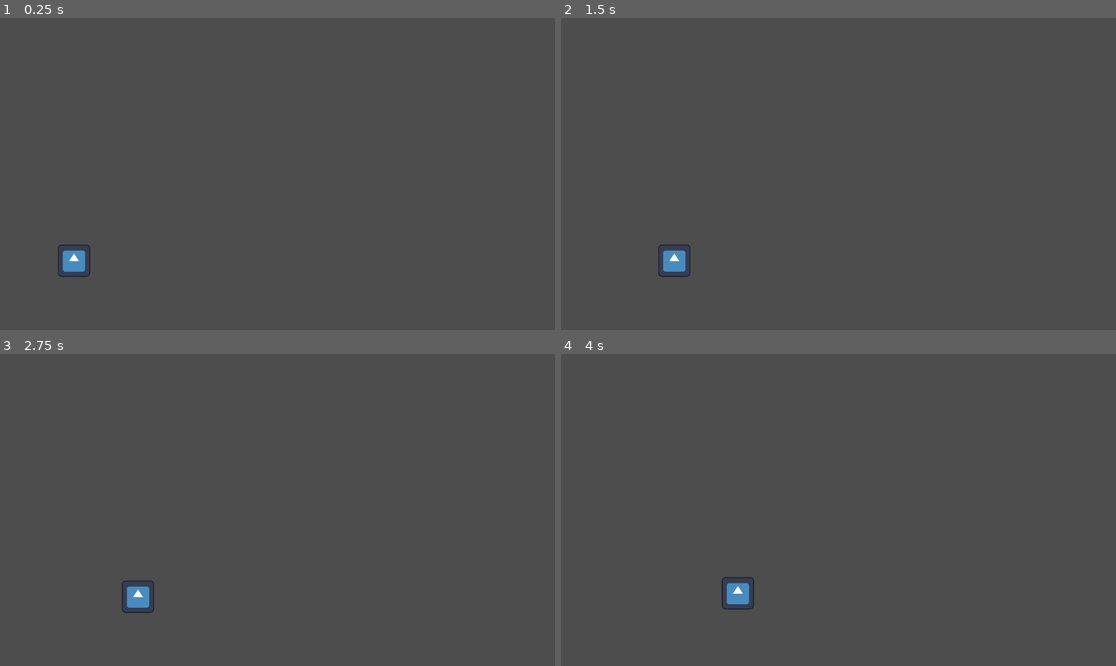
Above: before the commit, frames 1-4 (two rows, left to right).
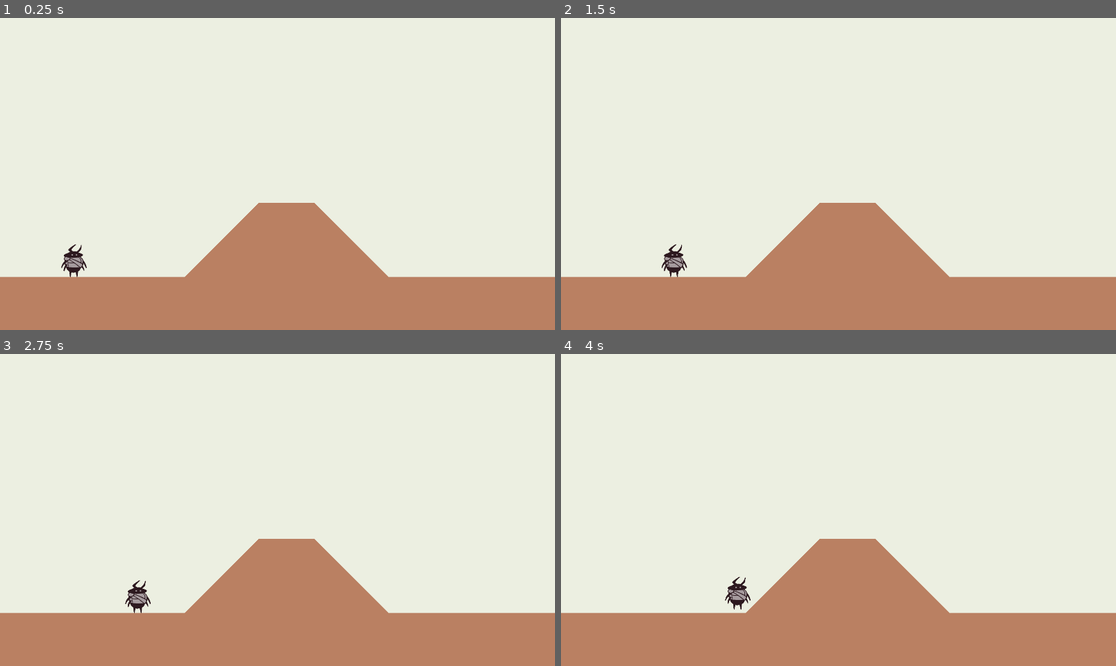
Above: after the commit, the same moments.

Repository: moraguma/GMTK2025
Game: Godot game, scene res://scenes/Test.tscn
Two runs of this game, one before a commit and one after it. Both use one fixed random seed, a clock stepped at 60 frames per second and the inputs below. The project has no main scene, so this scene is started directly. The engine's default icon, where the game draws it, is replaced by a stand-in: a white triangle on a blue panel in a dark square.
Inputs (mouse positions are in pixels of both pictures, inside the frame that each line leads up to):
- Up to frame 1 (0.25 s): no input
- Up to frame 2 (1.5 s): tap Enter at 0.5 s; move the mouse to (960, 158) at 0.52 s; hold D (right) from 0.53 s (still down); right-click (960, 158) at 0.6 s; tap Space (jump) at 0.77, 1.07 s; click (960, 158) at 0.8 s; move the mouse to (727, 189) at 1.27 s; click (727, 189) at 1.35 s
- Up to frame 3 (2.75 s): tap Space (jump) at 1.52, 1.55, 1.82, 2.1 s; move the mouse to (333, 441) at 2.02 s; release D (right) at 2.03 s; hold A (left) from 2.03 s (still down); right-click (333, 441) at 2.3 s
- Up to frame 4 (4 s): move the mouse to (810, 572) at 2.77 s; release A (left) at 2.78 s; hold D (right) from 2.78 s (still down); right-click (810, 572) at 2.85 s; tap Space (jump) at 3.02, 3.32, 3.77, 3.8 s; click (810, 572) at 3.05 s; move the mouse to (1005, 556) at 3.52 s; click (1005, 556) at 3.6 s

The runs differ from the first frame. In frame 1, 100% of the frame differs, in the area x 0-100%, y 0-100%; in frame 2, 100%; in frame 3, 100%; in frame 4, 100%.

Commit message:
Somersault and throw dash working

Diff:
--- a/project.godot
+++ b/project.godot
@@ -78,3 +78,7 @@
 2d_physics/layer_1="Tiles"
 2d_physics/layer_2="Beetle"
 2d_physics/layer_3="Dung"
+
+[rendering]
+
+environment/defaults/default_clear_color=Color(0.92549, 0.937255, 0.882353, 1)
--- a/scenes/Beetle.tscn
+++ b/scenes/Beetle.tscn
@@ -1,7 +1,7 @@
 [gd_scene load_steps=5 format=3 uid="uid://cg3tc75yvlkxo"]
 
-[ext_resource type="Texture2D" uid="uid://ohxcteex4cfv" path="res://icon.svg" id="1_3g6af"]
 [ext_resource type="Script" uid="uid://cek6gql3w0idv" path="res://scenes/scripts/Beetle.gd" id="1_df2da"]
+[ext_resource type="Texture2D" uid="uid://cqxdmapt8qno1" path="res://resources/sprites/beetle_test.png" id="2_df2da"]
 
 [sub_resource type="CapsuleShape2D" id="CapsuleShape2D_df2da"]
 radius = 40.0
@@ -16,13 +16,14 @@
 
 [node name="Sprite" type="Sprite2D" parent="."]
 position = Vector2(-2.38419e-07, -2.38419e-07)
-scale = Vector2(0.875, 0.875)
-texture = ExtResource("1_3g6af")
+scale = Vector2(0.395, 0.395)
+texture = ExtResource("2_df2da")
+hframes = 2
 
 [node name="Hitbox" type="CollisionShape2D" parent="."]
 shape = SubResource("CapsuleShape2D_df2da")
 
-[node name="Hitbox2" type="CollisionShape2D" parent="."]
+[node name="FeetHitbox" type="CollisionShape2D" parent="."]
 position = Vector2(0, 36)
 shape = SubResource("RectangleShape2D_df2da")
 
--- a/scenes/Dung.tscn
+++ b/scenes/Dung.tscn
@@ -1,23 +1,22 @@
 [gd_scene load_steps=5 format=3 uid="uid://npiq72ggv33n"]
 
 [ext_resource type="Script" uid="uid://5hpg8rvt41g8" path="res://scenes/scripts/Dung.gd" id="1_fmysa"]
-[ext_resource type="Texture2D" uid="uid://ohxcteex4cfv" path="res://icon.svg" id="1_rhg3x"]
+[ext_resource type="Texture2D" uid="uid://d2lrp0ipwlkmx" path="res://resources/sprites/ball_test.png" id="2_fmysa"]
 
 [sub_resource type="CircleShape2D" id="CircleShape2D_fmysa"]
-radius = 48.0
+radius = 40.0
 
 [sub_resource type="CircleShape2D" id="CircleShape2D_obthd"]
-radius = 56.0
+radius = 48.0
 
 [node name="Dung" type="CharacterBody2D"]
 collision_layer = 4
 script = ExtResource("1_fmysa")
 
 [node name="Sprite" type="Sprite2D" parent="."]
-modulate = Color(1, 0.379894, 0.292627, 1)
 position = Vector2(3.8147e-06, 3.8147e-06)
-scale = Vector2(0.875, 0.875)
-texture = ExtResource("1_rhg3x")
+scale = Vector2(0.435, 0.435)
+texture = ExtResource("2_fmysa")
 
 [node name="Hitbox" type="CollisionShape2D" parent="."]
 shape = SubResource("CircleShape2D_fmysa")
--- a/scenes/Test.tscn
+++ b/scenes/Test.tscn
@@ -11,3 +11,7 @@
 
 [node name="CollisionPolygon2D" type="CollisionPolygon2D" parent="StaticBody2D"]
 polygon = PackedVector2Array(0, 896, 640, 896, 896, 640, 1088, 640, 1344, 896, 1920, 896, 1920, 1080, 0, 1080)
+
+[node name="Polygon2D" type="Polygon2D" parent="."]
+color = Color(0.733333, 0.505882, 0.384314, 1)
+polygon = PackedVector2Array(0, 896, 640, 896, 896, 640, 1088, 640, 1344, 896, 1920, 896, 1920, 1080, 0, 1080)
--- a/scenes/scripts/Beetle.gd
+++ b/scenes/scripts/Beetle.gd
@@ -6,6 +6,8 @@
 
 const NORMAL_TERMINAL_SPEED = 1800.0
 const JUMP_SPEED = -700.0
+const SOMERSAULT_VEC = Vector2(-150, -1000)
+const THROW_SPEED = 400.0
 const SPEED = {
 	false: 350.0,
 	true: 250.0
@@ -35,10 +37,12 @@
 var dung: Dung
 var has_dung = true
 var aiming = false
+var facing_dir = 1
 
 var is_grounded = true
 
 
+@onready var sprite: Sprite2D = $Sprite
 @onready var left_feet_cast: RayCast2D = $LeftFeetCast
 @onready var right_feet_cast: RayCast2D = $RightFeetCast
 
@@ -60,21 +64,40 @@
 		aiming = true
 		dung.aiming = true
 
+
+	var stop_aiming = func():
+		aiming = false
+		dung.aiming = false
+
+	var jumped = false
 	if aiming:
 		if Input.is_action_just_pressed("throw") and has_dung:
-			dung.throw((get_global_mouse_position() - global_position).normalized())
+			var throw_dir = (get_global_mouse_position() - global_position).normalized()
+			dung.throw(throw_dir)
+			if not is_grounded:
+				velocity = -throw_dir * THROW_SPEED
 			lose_dung()
 
-			aiming = false
-			dung.aiming = false
+			stop_aiming.call()
+		elif Input.is_action_just_pressed("jump") and not has_dung and is_grounded:
+			jumped = false
+			is_grounded = false
+
+			velocity = SOMERSAULT_VEC
+			velocity[0] *= facing_dir
+
+			stop_aiming.call()
 		elif Input.is_action_just_released("aim"):
-			aiming = false
-			dung.aiming = false
+			stop_aiming.call()
 		else:
 			return
 
 	# Movement logic
 	var dir = Input.get_vector("left", "right", "up", "down")
+	if dir[0] > 0:
+		facing_dir = 1
+	elif dir[0] < 0:
+		facing_dir = -1
 
 	# Horizontal movement
 	var feet_raycast_distances = get_feet_raycast_movements()
@@ -99,7 +122,6 @@
 	var terminal_speed = NORMAL_TERMINAL_SPEED
 	velocity[1] = lerp(velocity[1], terminal_speed, gravity)
 
-	var jumped = false
 	if not has_dung and is_grounded and Input.is_action_just_pressed("jump"):
 		jumped = true
 		velocity[1] += JUMP_SPEED
@@ -138,8 +160,10 @@
 
 
 func lose_dung():
+	sprite.frame = 0
 	has_dung = false
 
 
 func get_dung():
+	sprite.frame = 1
 	has_dung = true
Binary file added: resources/sprites/ball_test.png
Not shown, added: resources/sprites/ball_test.png.import
Binary file added: resources/sprites/beetle_test.png
Not shown, added: resources/sprites/beetle_test.png.import
Binary file added: resources/sprites/idletest.png
Not shown, added: resources/sprites/idletest.png.import
